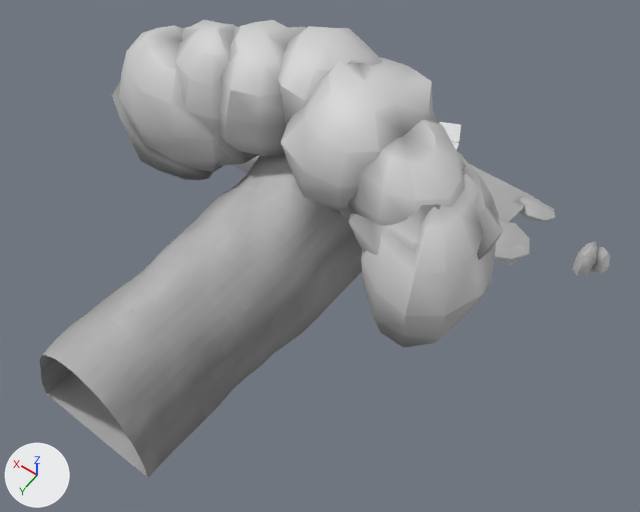
An edit to the glTF model thin-air/assets/models/poi/ice_cave_entrance.glb, drawn before and after from the same camera.
One viewpoint serves both versions: a 50 mm lens placed at (-9.86, 10.89, 18.55), pointed at (-0.92, -1.63, -1.13). Arrows for +X, +Y and +Z are at lower left; the lights stay in place. The older version comes first. Vertices at exactly the same position are counted once.

In view in the first picture: 'main'.
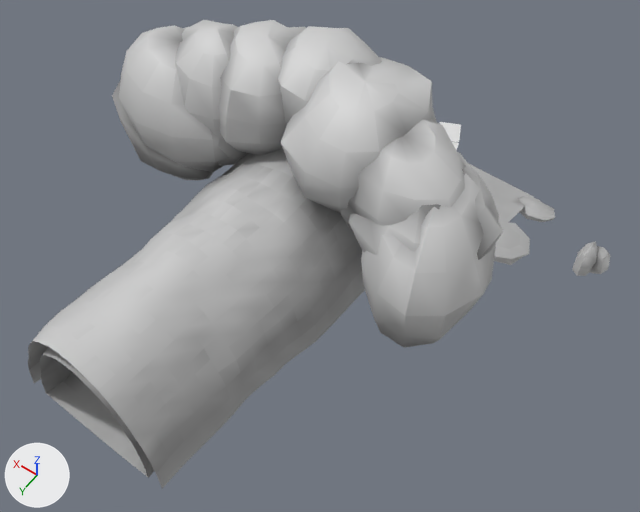
Boxes [x1, y1, x2, y2] around the edits, measured in the pictures (640 x 512 px):
'main', reshaped: before [39, 20, 611, 478]; after [28, 20, 611, 489]
part 1 of me_main, built on: after [28, 149, 365, 489]
part 2 of me_main, edited (looks the same): [46, 20, 610, 477] in both

What the commit changed:
me_main is used by ob_main; location (0.0, 0.0, 0.0).
me_main had 2108 vertices, 3936 faces and spanned x -7.4..7.1, y -12.1..6.1, z -4.7..4.9.
me_main now has 2588 vertices, 4810 faces and spans x -7.4..7.1, y -12.1..6.1, z -4.7..4.9.
me_main part 1: 1 vertex moved within x -2.6, y -3.8, z -1.5; 480 vertices added at x -2.7..2.6, y -3.8..6.1, z -1.5..2.5.
me_main part 2: 1710 kept faces spanning x -7.4..7.1, y -10.5..6.1, z -4.3..4.9 get new vertex colours; the middle colour goes from grey #b7b7b7 to grey #b5b5b5.
